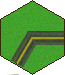
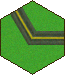
Revision of a layered 65×75 image; what changed, layer by layer:
added layer "Layer 2" above "Layer 1 copy" over [10, 7, 25, 18]
painted on "Layer 1 copy" over [7, 7, 64, 75]
